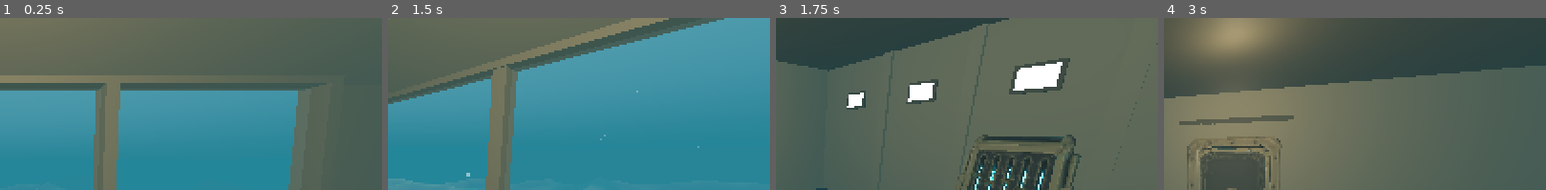
Above: before the commit, frames 1-4 (left to right).
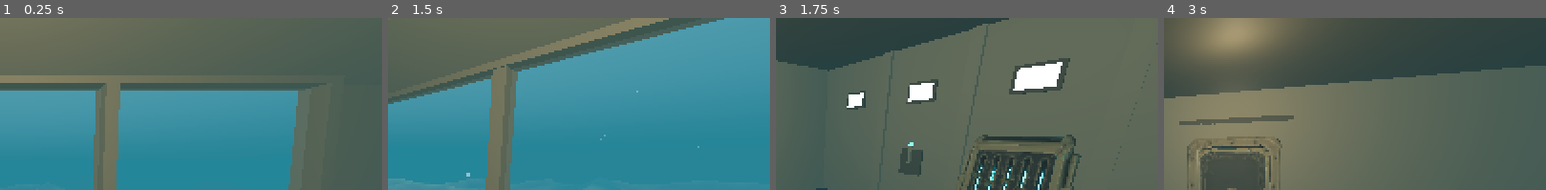
Above: after the commit, the same moments.

Repository: garrimajo5/DeepDive
Game: Godot game, scene res://scenes/main.tscn
The game is run twice, just before and just after one commit, with the same random seed, the same clock (stepped at 60 frames per second) and the same inputs.
Inputs (mouse positions are % of the whole screen's width and height, from its top left):
- Up to frame 1 (0.25 s): no input
- Up to frame 2 (1.5 s): tap Enter at 0.5 s; move the mouse to (45, 70) at 0.52 s; click (45, 70) at 0.67 s; tap Space at 1.25 s; drag from (80, 65) to (45, 70) at 1.27 s
- Up to frame 3 (1.75 s): no input
- Up to frame 4 (3 s): tap Enter at 2 s; move the mouse to (20, 35) at 2.02 s; click (20, 35) at 2.17 s; tap Space at 2.75 s; drag from (55, 50) to (20, 35) at 2.77 s
The pictures show only the part of the screen within x 50-100%, y 0-50%; the shares and areas given below are measured in that part.

Frames 1-2 are identical in both runs. In frame 3, 0.8% of the frame differs, in the area x 32-39%, y 72-93%; in frame 4, nothing differs.

Commit message:
Разряд по корпусу
Co-Authored-By: Claude Opus 5.5 <noreply@anthropic.com>
Claude-Session: https://claude.ai/code/session_01S9qQDZKo2kpR8atq12Q23F

Diff:
--- a/scripts/core/deck.gd
+++ b/scripts/core/deck.gd
@@ -59,6 +59,7 @@
 		Post.new("energy", Vector2(-3.9, -2.0), 1.0, "Пульт энергии"),
 		Post.new("scanner", Vector2(3.85, -2.0), 1.0, "Сканер"),
 		Post.new("sonar", Vector2(0.0, -1.2), 1.7, "Сонар: импульс"),
+		Post.new("zap", Zap.POST_AT, 0.9, "Разряд по корпусу"),
 	]
 
 
--- /dev/null
+++ b/scripts/core/zap.gd
@@ -0,0 +1,42 @@
+class_name Zap
+extends RefCounted
+## Разряд по корпусу (js/game.js Game.zap): рычаг на левом борту мостика. Стоит 15 единиц заряда, радиус —
+## 20 м × доля «Разряд» реактора. Отпугивает хищников и сбрасывает присосавшихся (это решает живой мир по
+## ShipState.zap / zap_radius). Свет на корабле мигает 0,8 с.
+
+const BASE_RADIUS := 20.0
+const COOLDOWN := 2.0
+const FLICKER := 0.8
+## Рычаг: левый борт, кормовее пульта энергии (z −2), между рёбрами −1,25 и 0,25.
+const LEVER_POS := Vector3(-4.75, 1.05, -0.5)
+const POST_AT := Vector2(-3.9, -0.5)
+
+var last := -99.0
+var radius := BASE_RADIUS
+var flicker := 0.0
+
+
+static func radius_for(k: float) -> float:
+	return BASE_RADIUS * k
+
+
+## Разряд в момент t при силе k и заряде vitals. Возвращает текст для приборов; разряд был, если fired() == true.
+func fire(t: float, k: float, vitals: Vitals) -> String:
+	if k <= 0.0:
+		return "Разряд обесточен"
+	if t - last < COOLDOWN:
+		return "Разряд копится"
+	if not vitals.spend(Vitals.ZAP_COST):
+		return "Мало энергии: для разряда нужно %d единиц" % int(Vitals.ZAP_COST)
+	last = t
+	radius = radius_for(k)
+	flicker = FLICKER
+	return "Разряд по корпусу"
+
+
+func fired_at(t: float) -> bool:
+	return last == t
+
+
+func update(dt: float) -> void:
+	flicker = maxf(0.0, flicker - dt)
--- a/scripts/game/bridge_view.gd
+++ b/scripts/game/bridge_view.gd
@@ -10,6 +10,7 @@
 var wheel: Node3D
 var sliders: Array[Node3D] = []   ## ползунки пульта энергии: двигатели, сонар, жизнь, разряд, прожектор
 var hatch_door: Node3D
+var zap_lever: Node3D      ## рычаг разряда на левом борту: ось и рукоять
 var hatch_wheel: Node3D
 
 
@@ -40,6 +41,7 @@
 		sliders.append(s)
 		light_texture(s)
 		set_slider(i, 0.5)
+	_add_zap_lever()
 	hatch_door = _add_model(BridgeProps.Prop.new(BridgeProps.HATCH_DOOR, "Створка люка", BridgeProps.HATCH_DOOR_OFFSET),
 		props[BridgeProps.HATCH_FRAME])
 	hatch_wheel = _add_model(BridgeProps.Prop.new(BridgeProps.HATCH_WHEEL, "Колесо люка", BridgeProps.HATCH_WHEEL_OFFSET),
@@ -68,6 +70,49 @@
 func set_hatch(offset: float) -> void:
 	hatch_door.position.x = BridgeProps.HATCH_DOOR_OFFSET.x + offset
 	hatch_wheel.rotation_degrees.z = -offset / ShipLayout.Door.SLIDE * 540.0
+
+
+## Рычаг разряда: щиток на борту, ось и рукоять с голубым набалдашником (своей модели нет — простые формы).
+func _add_zap_lever() -> void:
+	var plate := MeshInstance3D.new()
+	plate.name = "Щиток разряда"
+	var pm := BoxMesh.new()
+	pm.size = Vector3(0.06, 0.5, 0.4)
+	plate.mesh = pm
+	plate.material_override = material(BridgePlan.Paint.SEAM)
+	plate.position = Zap.LEVER_POS + Vector3(-0.08, 0, 0)
+	plate.layers = OceanView.LAYER_SHIP
+	add_child(plate)
+	zap_lever = Node3D.new()
+	zap_lever.name = "Рычаг разряда"
+	zap_lever.position = Zap.LEVER_POS
+	add_child(zap_lever)
+	var arm := MeshInstance3D.new()
+	var am := BoxMesh.new()
+	am.size = Vector3(0.05, 0.36, 0.05)
+	arm.mesh = am
+	arm.material_override = material(BridgePlan.Paint.METAL)
+	arm.position = Vector3(0, 0.15, 0)
+	arm.layers = OceanView.LAYER_SHIP
+	zap_lever.add_child(arm)
+	var knob := MeshInstance3D.new()
+	var sm := SphereMesh.new()
+	sm.radius = 0.045
+	sm.height = 0.09
+	knob.mesh = sm
+	var km := StandardMaterial3D.new()
+	km.albedo_color = Color("67DDEB")
+	km.emission_enabled = true
+	km.emission = Color("67DDEB")
+	knob.material_override = km
+	knob.position = Vector3(0, 0.34, 0)
+	knob.layers = OceanView.LAYER_SHIP
+	zap_lever.add_child(knob)
+
+
+## Рычаг опущен, пока мигает разряд (в браузере — S.lever.rotation.z = −0,9).
+func set_zap_lever(down: bool) -> void:
+	zap_lever.rotation.x = 0.9 if down else 0.0
 
 
 ## Поворот колеса вслед за штурвалом: turn −1…1 (вправо — по часовой, если смотреть из кресла).
--- a/scripts/game/main.gd
+++ b/scripts/game/main.gd
@@ -11,6 +11,8 @@
 var reactor := Reactor.new()
 var sonar := Sonar.new()
 var vitals := Vitals.new()   ## корпус и заряд корабля
+var zap := Zap.new()
+var zap_light: OmniLight3D   ## вспышка разряда вокруг корпуса (за бортом)
 var hit_flash: ColorRect
 var sonar_view: SonarView
 var time := 0.0             ## секунды игры (для сонара и событий)
@@ -52,6 +54,13 @@
 	bridge = BridgeView.new()
 	bridge.name = "Мостик"
 	ship.add_child(bridge)
+	zap_light = OmniLight3D.new()
+	zap_light.name = "Вспышка разряда"
+	zap_light.light_color = Color("5ef2d6")
+	zap_light.light_cull_mask = OceanView.LAYER_WORLD
+	zap_light.position = Vector3(0, 1.6, 8)
+	zap_light.visible = false
+	ship.add_child(zap_light)
 	sonar_view = SonarView.new()
 	bridge.add_child(sonar_view)
 	rooms = RoomsView.new()
@@ -173,7 +182,16 @@
 		overlay.set_light(false)
 		say("Прожектор погас: не хватает энергии")
 	searchlight.apply(light_on, reactor.k(Reactor.Sys.LAMP))
-	hit_flash.color.a = vitals.flash * 0.35
+	zap.update(dt)
+	if zap.flicker > 0.0:
+		hit_flash.color = Color(0.37, 0.95, 0.84, zap.flicker / Zap.FLICKER * 0.4)
+		zap_light.visible = true
+		zap_light.omni_range = zap.radius
+		zap_light.light_energy = 4.0 * zap.flicker / Zap.FLICKER
+	else:
+		hit_flash.color = Color(1.0, 0.36, 0.42, vitals.flash * 0.35)
+		zap_light.visible = false
+	bridge.set_zap_lever(zap.flicker > 0.0)
 	_step_eco(dt)
 	for i in Reactor.Sys.size():
 		bridge.set_slider(i, reactor.share[i] / float(Reactor.MAX))
@@ -188,7 +206,7 @@
 
 
 ## Короткая подпись на кнопке действия у поста.
-const POST_BUTTON := {"helm": "Штурвал", "energy": "Энергия", "scanner": "Сканер", "sonar": "Сонар"}
+const POST_BUTTON := {"helm": "Штурвал", "energy": "Энергия", "scanner": "Сканер", "sonar": "Сонар", "zap": "Разряд"}
 
 
 ## Кнопка действия у поста.
@@ -200,6 +218,8 @@
 			open_power()
 		"sonar":
 			ping_sonar()
+		"zap":
+			fire_zap()
 		"scanner":
 			say("Сканер: рядом никого")
 		_ when id.begins_with("door"):
@@ -247,6 +267,15 @@
 		eco_ship.sonar_range = sonar.range_m
 	if not msg.is_empty():
 		say(msg)
+
+
+## Разряд по корпусу: живой мир узнаёт о нём в этот же шаг (ShipState.zap, zap_radius).
+func fire_zap() -> void:
+	var msg := zap.fire(time, reactor.k(Reactor.Sys.ZAP), vitals)
+	if zap.fired_at(time):
+		eco_ship.zap = true
+		eco_ship.zap_radius = zap.radius
+	say(msg)
 
 
 ## Шаг живого мира: корабль отдаёт своё состояние, получает события (EcoLink) и решает, что с ними делать.
--- a/tests/test_qa.gd
+++ b/tests/test_qa.gd
@@ -65,3 +65,4 @@
 	ok(not main.at_power, "и закрыли")
 	eq(main.reactor.share[Reactor.Sys.ENGINES], 25, "на пульте сняли 5 с двигателей")
 	ok(main.sonar.ping_time > 0.0, "у голостола дали импульс сонара")
+	ok(main.zap.last > 0.0, "у рычага дали разряд")
--- /dev/null
+++ b/tests/test_zap.gd
@@ -0,0 +1,59 @@
+extends TestCase
+## Разряд по корпусу: стоимость, радиус от доли, откат, живой мир узнаёт о разряде.
+
+
+func test_fire_rules() -> void:
+	var z := Zap.new()
+	var v := Vitals.new()
+	eq(z.fire(0.0, 0.0, v), "Разряд обесточен", "без доли нет")
+	eq(z.fire(0.0, 1.0, v), "Разряд по корпусу", "разряд")
+	near(v.energy, 85.0, 1e-6, "−15 единиц")
+	near(z.radius, 20.0, 1e-6, "20 м при штатной доле")
+	eq(z.fire(1.0, 1.0, v), "Разряд копится", "откат 2 с")
+	v.energy = 10.0
+	ok(z.fire(5.0, 2.0, v).begins_with("Мало энергии"), "мало заряда")
+	v.energy = 50.0
+	z.fire(9.0, 2.0, v)
+	near(z.radius, 40.0, 1e-6, "доля ×2 — радиус ×2")
+	ok(z.flicker > 0.0, "свет мигает")
+	z.update(1.0)
+	near(z.flicker, 0.0, 1e-9, "и перестаёт через 0,8 с")
+
+
+class ZapEco:
+	extends EcoView
+	var zapped := false
+	var radius := 0.0
+
+	func step(_dt: float, ship: EcoLink.ShipState) -> Array[Dictionary]:
+		if ship.zap:
+			zapped = true
+			radius = ship.zap_radius
+		return []
+
+
+func test_scene_lever() -> void:
+	var main: Main = load("res://scenes/main.tscn").instantiate()
+	tree.root.add_child(main)
+	await frames(1)
+	var fake := ZapEco.new()
+	main.eco.queue_free()
+	main.eco = fake
+	main.add_child(fake)
+	main.walker.x = Zap.POST_AT.x
+	main.walker.z = Zap.POST_AT.y
+	main.step(0.1)
+	eq(main.overlay.action_label, "Разряд", "у рычага — кнопка «Разряд»")
+	var r := main.overlay.router
+	r.begin(1, r.layout.action.c)
+	r.end(1)
+	main.step(0.1)
+	ok(fake.zapped, "живой мир узнал о разряде")
+	near(fake.radius, 20.0, 1e-6, "радиус 20 м")
+	ok(not main.eco_ship.zap, "разряд — один шаг")
+	ok(main.bridge.zap_lever.rotation.x > 0.5, "рычаг опущен")
+	ok(main.zap_light.visible, "вспышка за бортом")
+	near(main.vitals.energy, 100.0 - 15.0, 0.5, "заряд потрачен")
+	for i in 10:
+		main.step(0.1)
+	ok(main.bridge.zap_lever.rotation.x == 0.0 and not main.zap_light.visible, "через секунду всё вернулось")
--- a/tools/qa/scenario.json
+++ b/tools/qa/scenario.json
@@ -43,5 +43,11 @@
   {"do": "press", "what": "action"},
   {"do": "wait", "s": 1},
   {"do": "shot", "name": "09-sonar"},
-  {"do": "log", "note": "сонар"}
+  {"do": "log", "note": "сонар"},
+  {"do": "hold", "what": "pad", "dir": [0, 1], "s": 1.2},
+  {"do": "hold", "what": "pad", "dir": [-1, 0], "s": 0.75},
+  {"do": "press", "what": "action"},
+  {"do": "wait", "s": 0.3},
+  {"do": "shot", "name": "10-zap"},
+  {"do": "log", "note": "разряд"}
 ]
Not shown, added: scripts/core/zap.gd.uid
Not shown, added: tests/test_vitals.gd.uid
Not shown, changed: CHANGELOG.md
Not shown, changed: CLAUDE.md
Not shown, changed: ROADMAP.md
